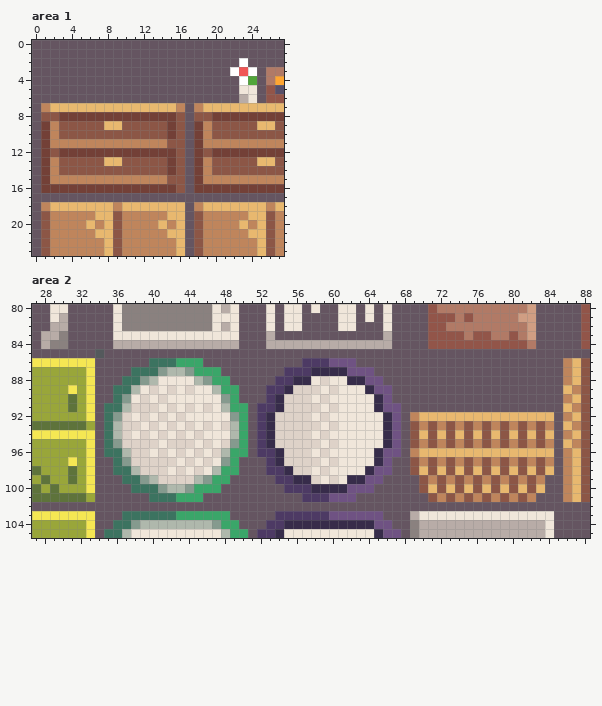
Two versions of one pixel-art file, Assets/Yaya/Artwork/Environment/Furniture.ase. Above is the file before it was changed.
256x256 pixels, 1 frame. Colours within 5 levels of each other are drawn and written as one. Shown: area 1: x 0..27, y 0..23; area 2: x 27..88, y 80..105.
And afterwards:
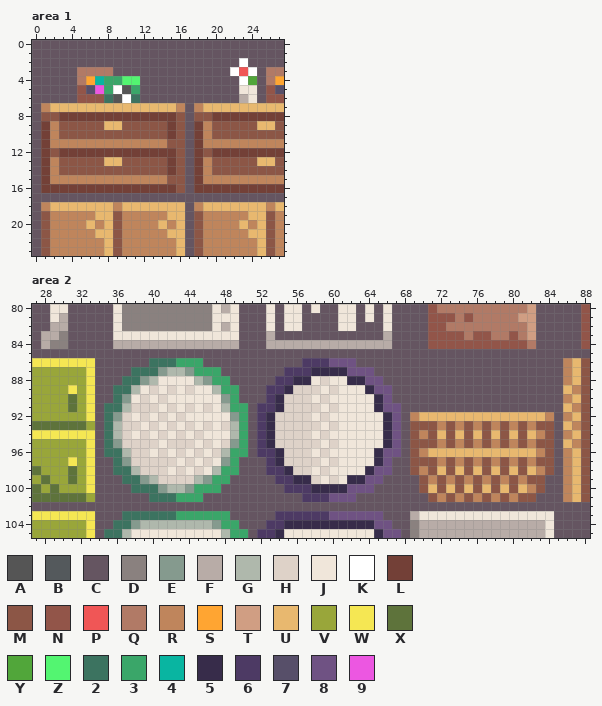
Palette (. is transparent): A #555555  B #54595c  C #655561  D #8a817f  E #859a8e  F #b8aca7  G #afb8ac  H #ded2c8  J #f0e6da  K #ffffff  L #734037  M #8c5646  N #925549  P #f05656  Q #b17a66  R #bf855c  S #ffa532  T #d09e83  U #e8b86f  V #99a63a  W #f5e753  X #5e733b  Y #51a63a  Z #53f571  2 #3c7360  3 #3aa669  4 #09b5a1  5 #372c4a  6 #4d3a64  7 #574f69  8 #6f5283  9 #ec57e1
The exact change:
{"where": "area 1, layer \"Furniture\""}
{"y":3,"x":5,"old":"CCCC","new":"QQQQ"}
{"y":4,"x":5,"old":"CCCCCCC","new":"QS433ZZ"}
{"y":5,"x":5,"old":"CCCCCCC","new":"N793KA3"}
{"y":6,"x":5,"old":"CCCCCCC","new":"NNN2AK2"}
{"where": "area 2, layer \"Furniture\""}
{"y":85,"x":34,"old":"B","new":"C"}
{"y":92,"x":84,"old":"U","new":"R"}
{"y":93,"x":70,"old":"R","new":"M"}
{"y":93,"x":84,"old":"R","new":"M"}
{"y":94,"x":70,"old":"U","new":"R"}
{"y":94,"x":83,"old":"MU","new":"RM"}
{"y":95,"x":70,"old":"R","new":"M"}
{"y":95,"x":84,"old":"R","new":"M"}
{"y":96,"x":69,"old":"RU","new":"MR"}
{"y":96,"x":83,"old":"UU","new":"RM"}
{"y":97,"x":70,"old":"R","new":"M"}
{"y":97,"x":84,"old":"R","new":"M"}
{"y":98,"x":70,"old":"U","new":"R"}
{"y":98,"x":83,"old":"MU","new":"RM"}
{"y":99,"x":83,"old":"R","new":"M"}
{"y":100,"x":82,"old":"MU","new":"RM"}
{"y":101,"x":82,"old":"R","new":"M"}
{"label":"changed","picture_box":[77,67,140,103]}
{"label":"changed","picture_box":[95,349,104,358]}
{"label":"changed","picture_box":[527,412,554,502]}
{"label":"changed","picture_box":[410,421,428,475]}
